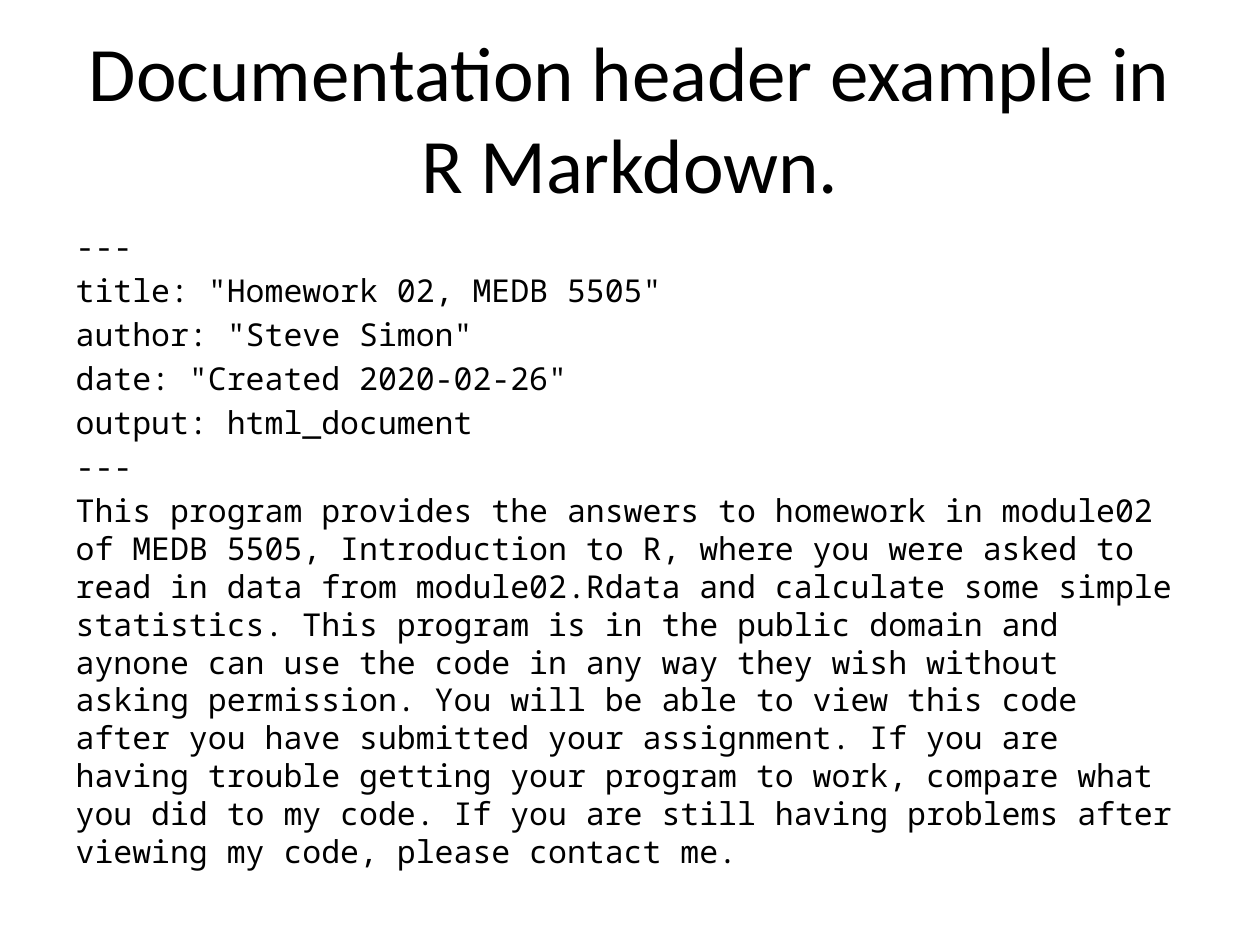
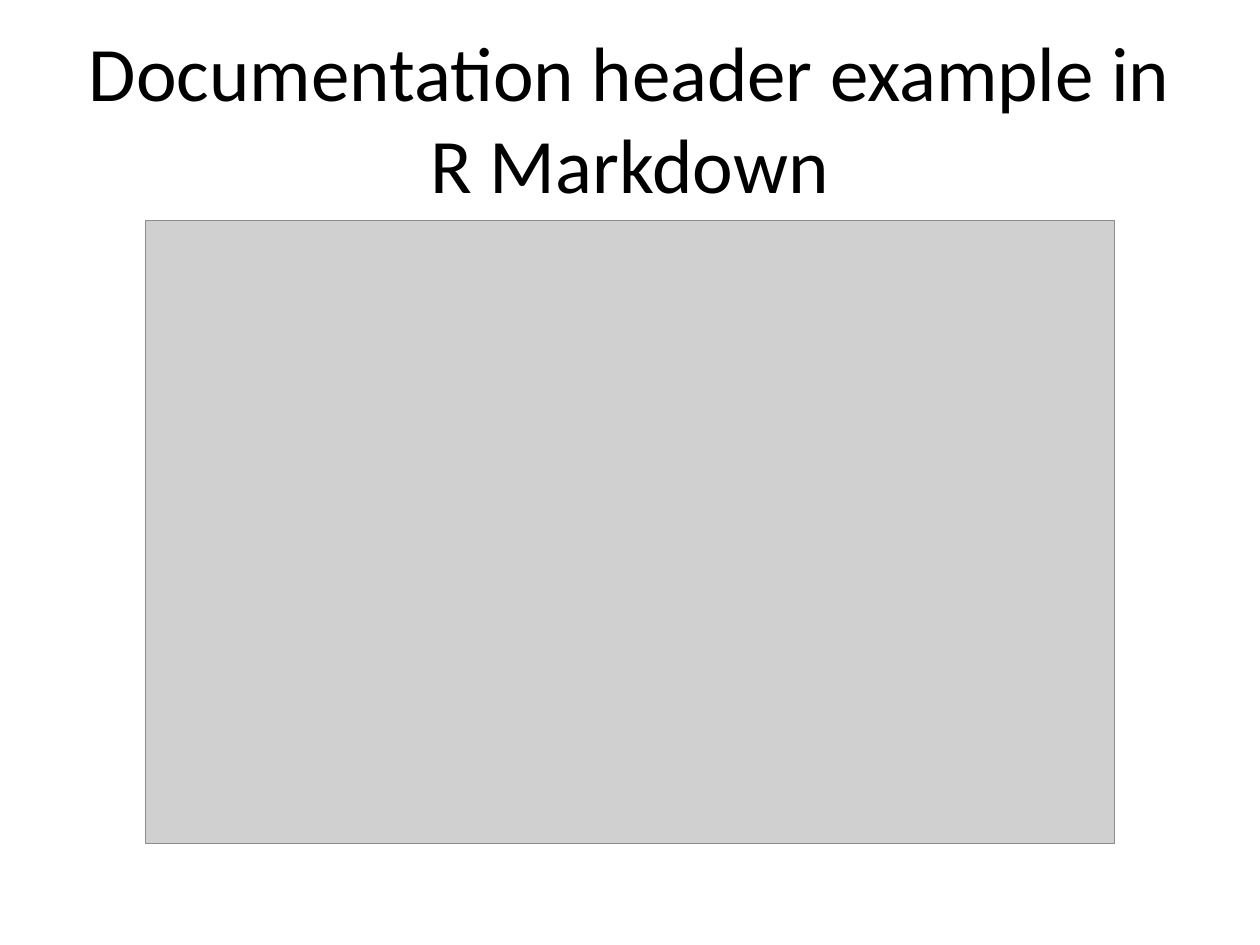
Before and after one commit to pmean/classes, a slide deck: slide 8 of software-engineering/results/programming-expectations.pptx. Drawn at 1260x945 pixels with LibreOffice and Linux fonts; fonts in the diff are those of the drawing; grey boxes stand for pictures. Boxes give left, top, right and bottom in pixels: in the first picture for what was removed or moved away, otherwise in the second. Text is boxed around its words. In the diff, an @@ line names an element or a change of style, - is before the commit and + after.

```diff
--- a/software-engineering/results/programming-expectations.pptx
+++ b/software-engineering/results/programming-expectations.pptx
@@ title at [89, 47, 1169, 194]: text changed @@
-Documentation header example in R Markdown.
+Documentation header example in R Markdown
@@ picture added at [145, 220, 1114, 843] @@
@@ text removed at [76, 278, 1171, 833] @@
----
-title: "Homework 02, MEDB 5505"
-author: "Steve Simon"
-date: "Created 2020-02-26"
-output: html_document
----
-This program provides the answers to homework in module02 of MEDB 5505, Introduction to R, where you were asked to read in data from module02.Rdata and calculate some simple statistics. This program is in the public domain and aynone can use the code in any way they wish without asking permission. You will be able to view this code after you have submitted your assignment. If you are having trouble getting your program to work, compare what you did to my code. If you are still having problems after viewing my code, please contact me.
```
Also in this commit, not shown: 13 other slides changed, 2 slides added, 1 slide removed, 25 other files.
